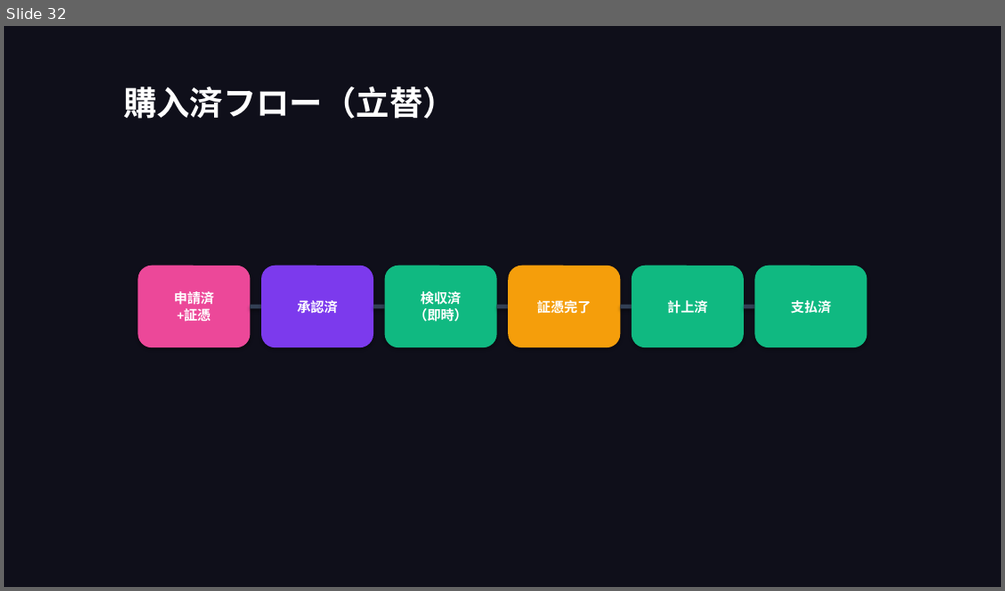
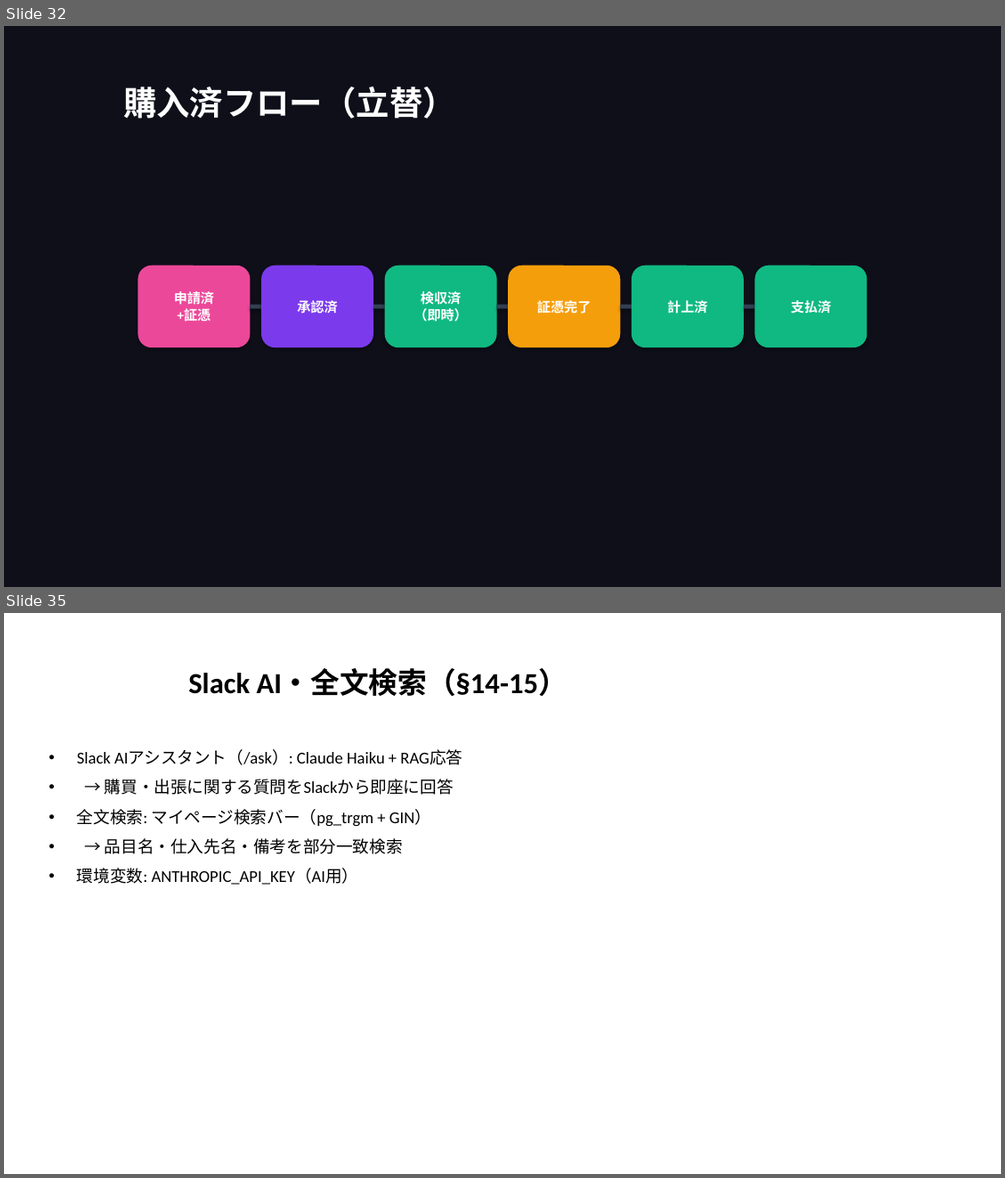
Before and after one commit to takeshiizawa123/next-procurement-poc, a slide deck: docs/operational-guide.pptx. Shown one above the other, each under a label of ours: slide 32 before the commit, slides 32 and 35 after it; the slides between them are not shown. The pictures are 1005x591 and 1005x1178 pixels, drawn with LibreOffice and Linux fonts; fonts in the diff are those of the drawing. Boxes give left, top, right and bottom in pixels: in the first picture for what was removed or moved away, otherwise in the second. Text is boxed around its words. In the diff, an @@ line names an element or a change of style, - is before the commit and + after.

```diff
--- a/docs/operational-guide.pptx
+++ b/docs/operational-guide.pptx
@@ slide 35 added at [4,613,1001,1174], background #FFFFFF @@
@@ title added at [188,670,567,696], 28 pt, text #000000, bold @@
+Slack AI・全文検索（§14-15）
@@ text added at [77,750,462,884], 16 pt, text #000000 @@
+• Slack AIアシスタント（/ask）: Claude Haiku + RAG応答
+• → 購買・出張に関する質問をSlackから即座に回答
+• 全文検索: マイページ検索バー（pg_trgm + GIN）
+• → 品目名・仕入先名・備考を部分一致検索
+• 環境変数: ANTHROPIC_API_KEY（AI用）
```
Also in this commit, not shown: 2 slides changed, 2 other slides added, 3 other files.
